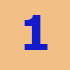
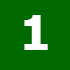
The second 70x70 image is a revision of the first. Changes to its layers:
painted on "1" over [24, 15, 48, 50]
painted on "First player" over [0, 0, 70, 70]
